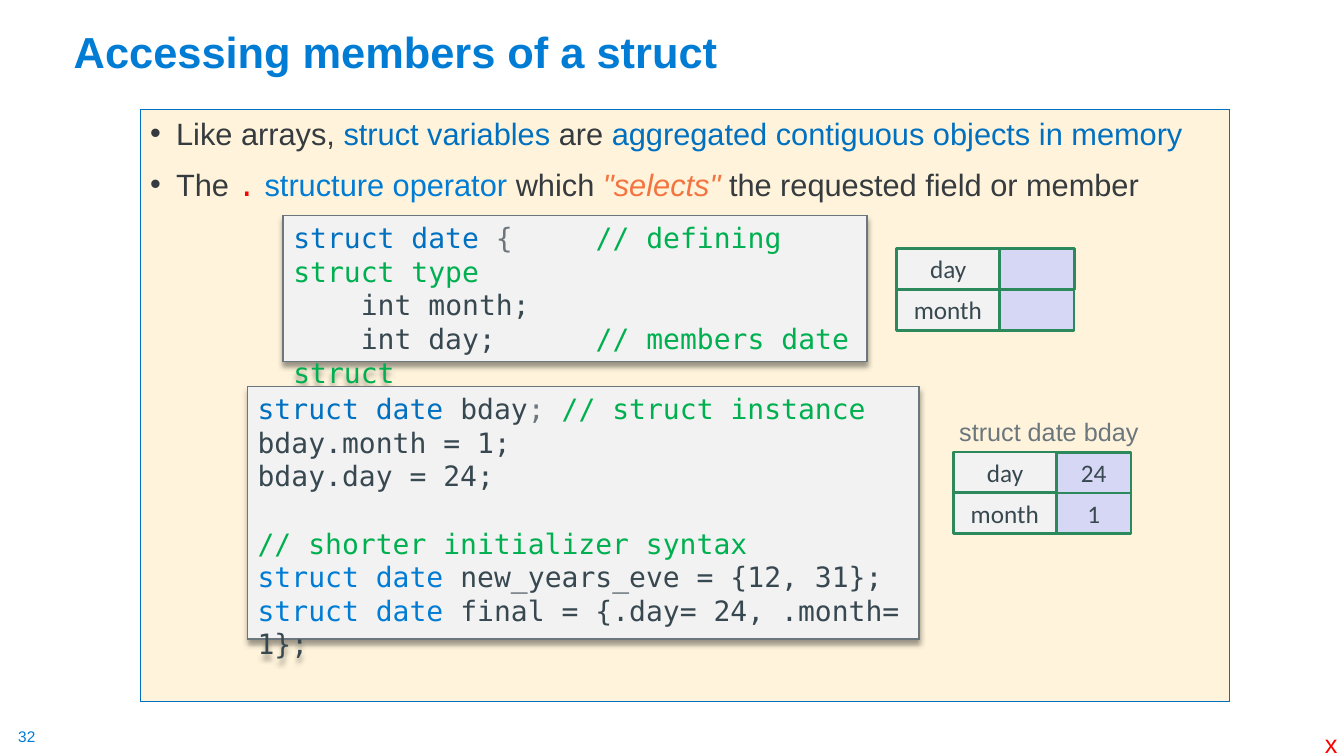
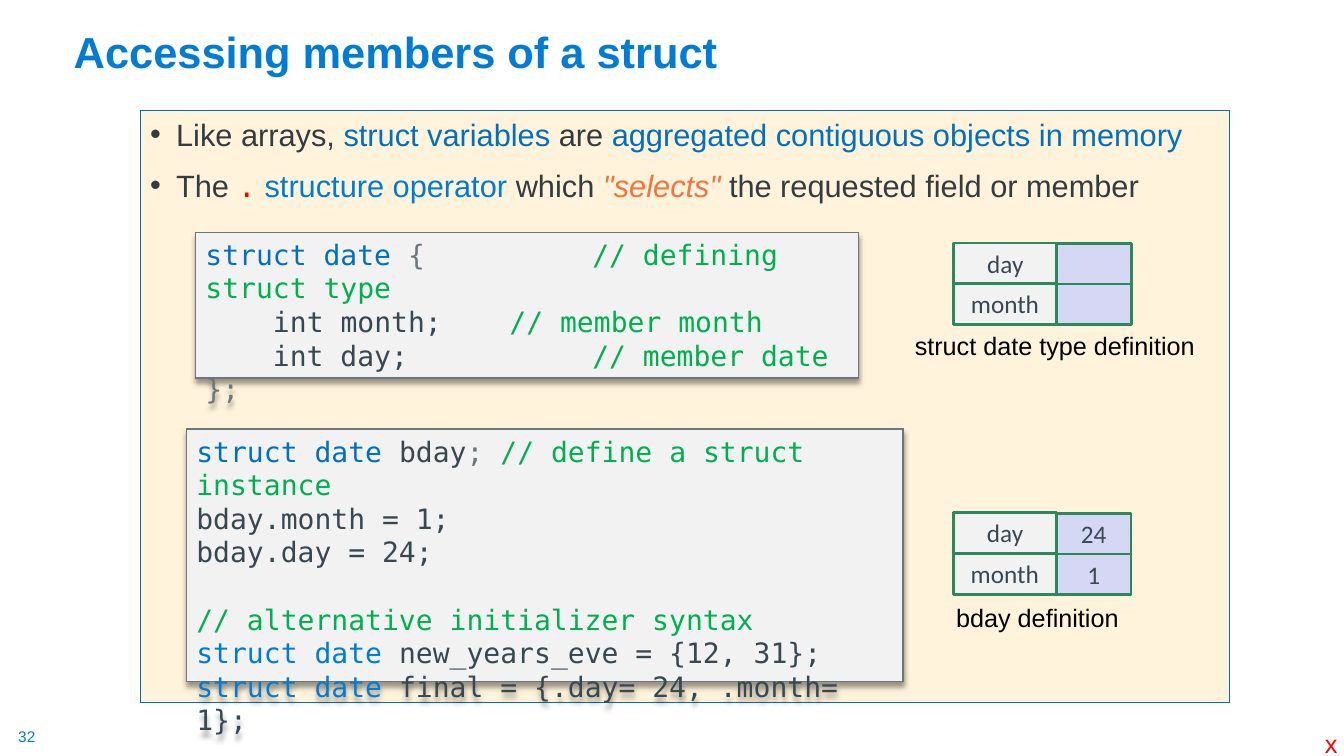
Before and after one commit to cse30-sp24/Muller-Slides, a slide deck: slide 32 of Lecture-8.pptx. Drawn at 1344x756 pixels with LibreOffice and Linux fonts; fonts in the diff are those of the drawing. Boxes give left, top, right and bottom in pixels: in the first picture for what was removed or moved away, otherwise in the second. Text is boxed around its words. In the diff, an @@ line names an element or a change of style, - is before the commit and + after.

```diff
--- a/Lecture-8.pptx
+++ b/Lecture-8.pptx
@@ rectangle "struct date { // defining ...": place and size @@
-rectangle "struct date { // defining ..." at (283,216,867,362)
+rectangle "struct date { // defining ..." at (196,232,859,378)
@@ 3 rectangles: place and size @@
-3 rectangles at (897,249,1075,330)
+3 rectangles at (954,243,1131,325)
@@ rectangle "month": place and size @@
-rectangle "month" at (896,289,999,330)
+rectangle "month" at (954,284,1057,325)
@@ text in rectangle at (273,310,829,367): text changed @@
-int month;
-int day; // members date struct
+int month; // member month
+int day; // member date
@@ text added at (915,336,1195,360), 18 pt, text #000000 @@
+struct date type definition
@@ rectangle "struct date bday; // define ...": place and size @@
-rectangle "struct date bday; // define ..." at (248,386,920,639)
+rectangle "struct date bday; // define ..." at (187,430,903,683)
@@ text in rectangle at (196,440,804,496): text changed @@
-struct date bday; // struct instance
+struct date bday; // define a struct instance
@@ 4 rectangles: place and size @@
-4 rectangles at (954,452,1131,533)
+4 rectangles at (954,513,1131,595)
@@ text in rectangle at (247,608,753,636): text changed @@
-// shorter initializer syntax
+// alternative initializer syntax
@@ text at (956,608,1119,633): text changed; text colour #6B767D to #000000 @@
-struct date bday
+bday definition
```
Also in this commit, not shown: 17 other slides changed, 1 other file.
